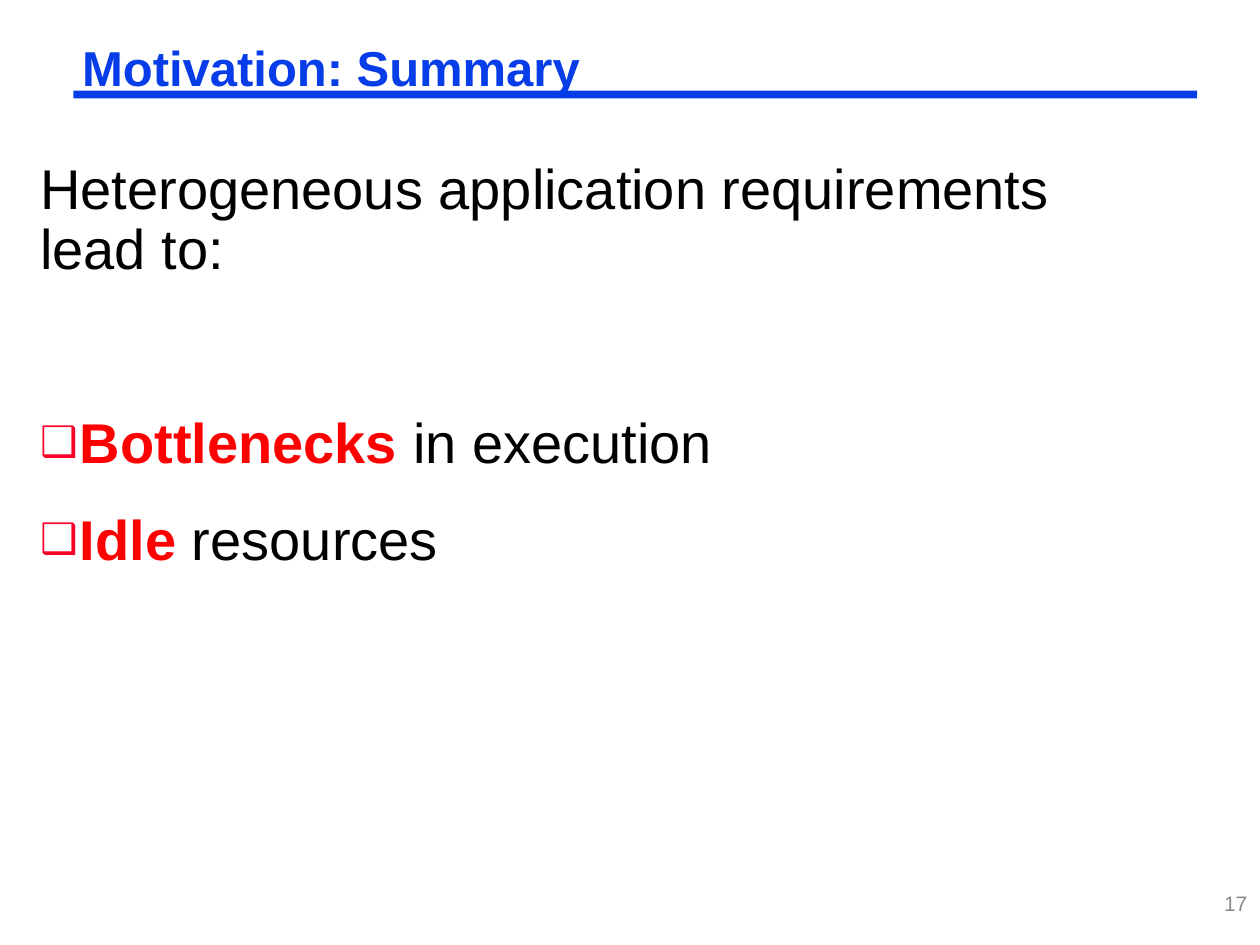
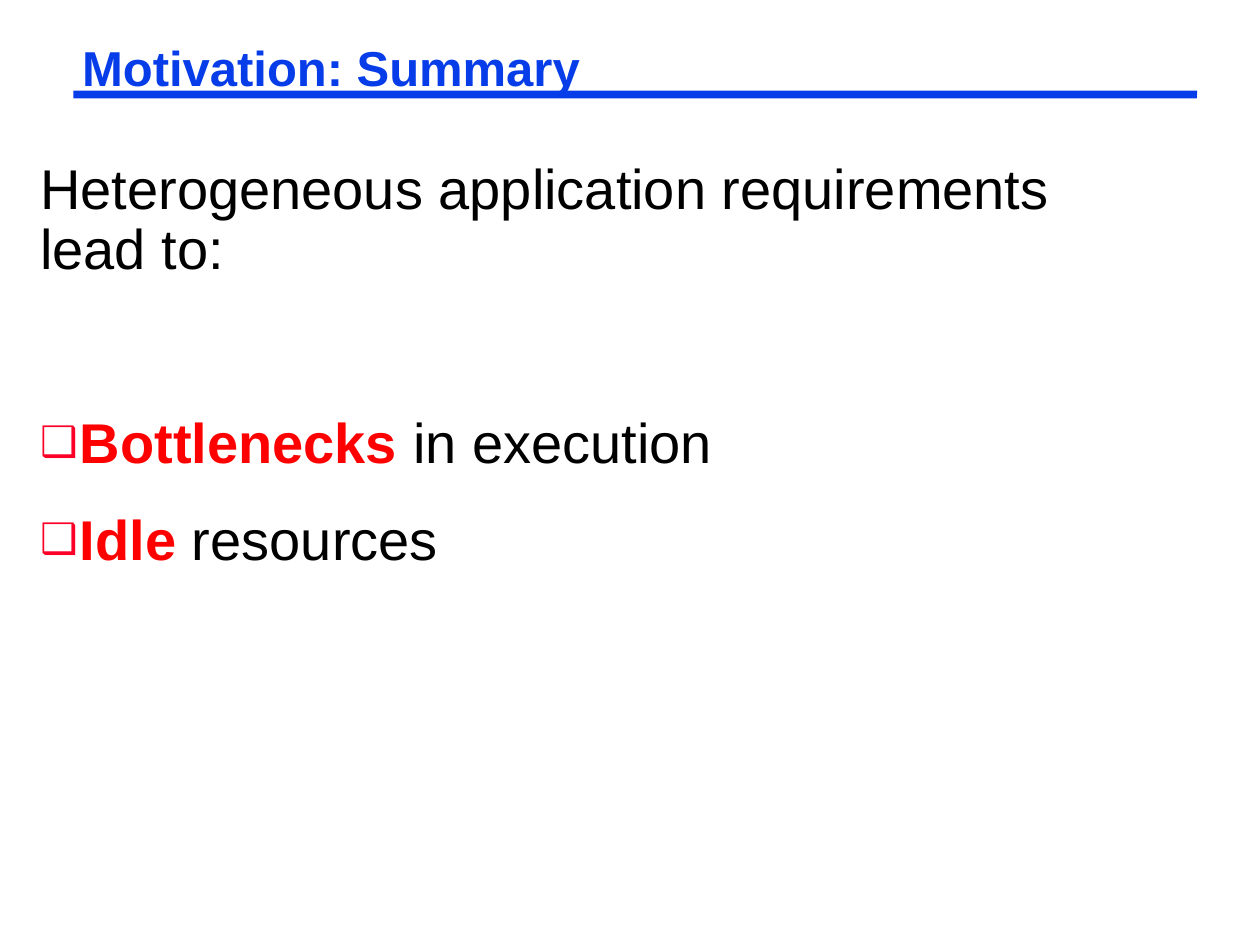
Before and after one commit to adwaitjog/adwaitjog.github.io, a slide deck: slide 17 of teach/acaces2018/acaces-2018-slides-lecture-3.pptx. Drawn at 1260x945 pixels with LibreOffice and Linux fonts; fonts in the diff are those of the drawing. Boxes give left, top, right and bottom in pixels: in the first picture for what was removed or moved away, otherwise in the second. Text is boxed around its words. In the diff, an @@ line names an element or a change of style, - is before the commit and + after.

```diff
--- a/teach/acaces2018/acaces-2018-slides-lecture-3.pptx
+++ b/teach/acaces2018/acaces-2018-slides-lecture-3.pptx
@@ page number removed at <box>1224,896,1247,911</box> @@
-17
```
Also in this commit, not shown: 26 other slides changed, 10 slides removed, 20 other files.
